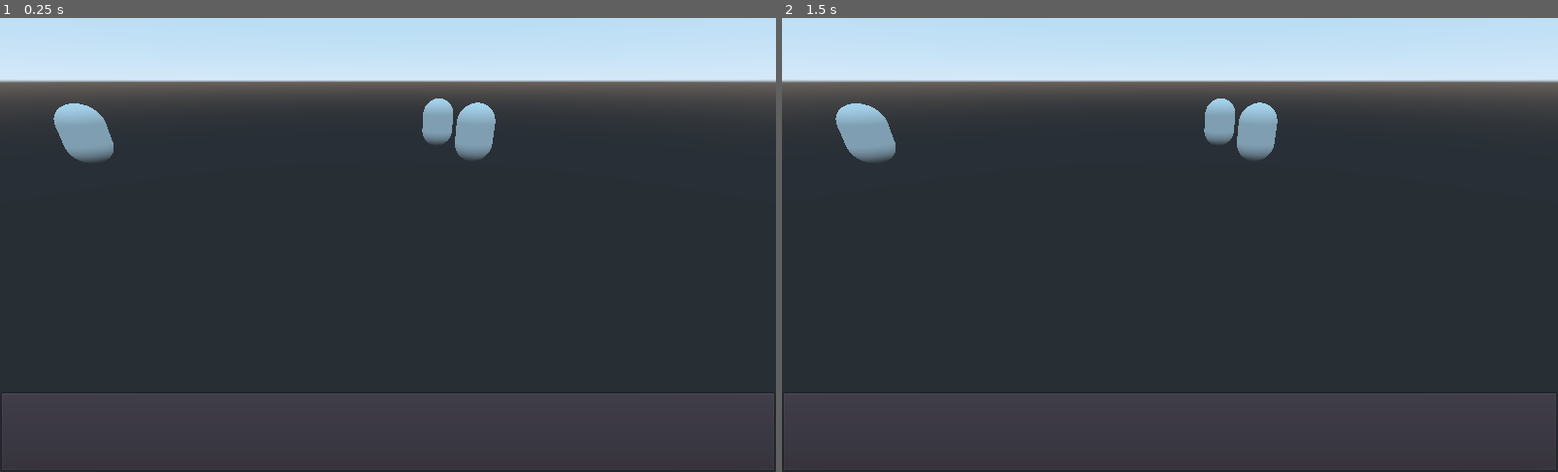
Above: before the commit, frames 1-2 (left to right).
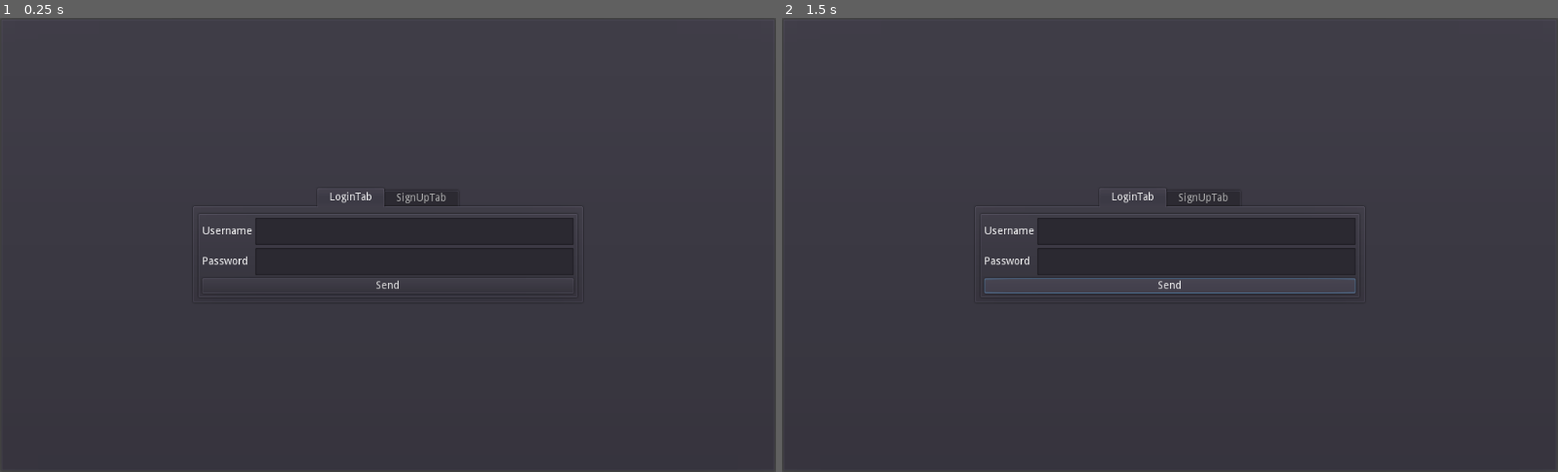
Above: after the commit, the same moments.

Repository: Ridote/godotExperiments3D
Game: Godot game, scene res://GUI/StartMenu/LogSign.tscn
Same seed, same stepped clock (60 frames per second), same inputs: the game is played once before the commit and once after it. Before the commit the project starts from res://Scenes/Test.tscn.
Inputs (mouse positions are in pixels of both pictures, inside the frame that each line leads up to):
- Up to frame 1 (0.25 s): no input
- Up to frame 2 (1.5 s): click (1170, 285) at 0.5 s, where only the run after the commit has a clickable "Send"; click (1170, 285) at 1.25 s, where only the run after the commit has a clickable "Send"

The runs differ from the first frame. In frame 1, 19% of the frame differs, in the area x 0-100%, y 0-100%; in frame 2, 21%.

Commit message:
GUI login signin

Diff:
--- a/RPG/Autoloads/Networking/Network.gd
+++ b/RPG/Autoloads/Networking/Network.gd
@@ -18,7 +18,7 @@
 	var url = "ws://pc.galax.be:1616"
 	# var url = "ws://echo.websocket.org"
 	Logger.info("Connecting to " + url, Groups.get.NETWORKING)
-	ws.connect_to_url(url)
+	#ws.connect_to_url(url)
 
 
 func _connection_established(protocol):
--- /dev/null
+++ b/RPG/GUI/StartMenu/LogSign.tscn
@@ -0,0 +1,50 @@
+[gd_scene load_steps=3 format=2]
+
+[ext_resource path="res://GUI/StartMenu/Login.tscn" type="PackedScene" id=1]
+[ext_resource path="res://GUI/StartMenu/Signup.tscn" type="PackedScene" id=2]
+
+[node name="LogSign" type="PanelContainer"]
+anchor_right = 1.0
+anchor_bottom = 1.0
+size_flags_horizontal = 3
+size_flags_vertical = 3
+
+[node name="CenterContainer" type="CenterContainer" parent="."]
+margin_left = 7.0
+margin_top = 7.0
+margin_right = 1017.0
+margin_bottom = 593.0
+size_flags_horizontal = 3
+size_flags_vertical = 3
+
+[node name="TabContainer" type="TabContainer" parent="CenterContainer"]
+margin_left = 249.0
+margin_top = 218.0
+margin_right = 761.0
+margin_bottom = 368.0
+rect_min_size = Vector2( 512, 150 )
+size_flags_horizontal = 3
+size_flags_vertical = 3
+
+[node name="LoginTab" type="Tabs" parent="CenterContainer/TabContainer"]
+anchor_right = 1.0
+anchor_bottom = 1.0
+margin_left = 4.0
+margin_top = 32.0
+margin_right = -4.0
+margin_bottom = -4.0
+size_flags_horizontal = 3
+size_flags_vertical = 3
+
+[node name="Login" parent="CenterContainer/TabContainer/LoginTab" instance=ExtResource( 1 )]
+
+[node name="SignUpTab" type="Tabs" parent="CenterContainer/TabContainer"]
+visible = false
+anchor_right = 1.0
+anchor_bottom = 1.0
+margin_left = 4.0
+margin_top = 32.0
+margin_right = -4.0
+margin_bottom = -4.0
+
+[node name="Signup" parent="CenterContainer/TabContainer/SignUpTab" instance=ExtResource( 2 )]
--- /dev/null
+++ b/RPG/GUI/StartMenu/Login.tscn
@@ -0,0 +1,88 @@
+[gd_scene load_steps=2 format=2]
+
+[sub_resource type="GDScript" id=1]
+script/source = "extends PanelContainer
+
+onready var sendButton = $VBoxContainer/Send
+onready var username = $VBoxContainer/HBoxContainer/VBoxContainer2/usernameEdit
+onready var password = $VBoxContainer/HBoxContainer/VBoxContainer2/passwordEdit
+
+func _ready():
+	sendButton.connect(\"pressed\", self, \"sendLogin\")
+
+func sendLogin():
+	print(username.text, password.text)"
+
+[node name="Login" type="PanelContainer"]
+anchor_right = 1.0
+anchor_bottom = 1.0
+size_flags_horizontal = 3
+size_flags_vertical = 3
+script = SubResource( 1 )
+
+[node name="VBoxContainer" type="VBoxContainer" parent="."]
+margin_left = 7.0
+margin_top = 7.0
+margin_right = 1017.0
+margin_bottom = 593.0
+size_flags_horizontal = 3
+size_flags_vertical = 3
+
+[node name="HBoxContainer" type="HBoxContainer" parent="VBoxContainer"]
+margin_right = 1010.0
+margin_bottom = 562.0
+size_flags_horizontal = 3
+size_flags_vertical = 3
+
+[node name="VBoxContainer" type="VBoxContainer" parent="VBoxContainer/HBoxContainer"]
+margin_right = 66.0
+margin_bottom = 562.0
+size_flags_vertical = 3
+
+[node name="usernameLabel" type="Label" parent="VBoxContainer/HBoxContainer/VBoxContainer"]
+margin_right = 66.0
+margin_bottom = 279.0
+size_flags_horizontal = 3
+size_flags_vertical = 7
+text = "Username"
+valign = 1
+
+[node name="passwordLabel" type="Label" parent="VBoxContainer/HBoxContainer/VBoxContainer"]
+margin_top = 283.0
+margin_right = 66.0
+margin_bottom = 562.0
+size_flags_horizontal = 3
+size_flags_vertical = 7
+text = "Password"
+valign = 1
+
+[node name="VBoxContainer2" type="VBoxContainer" parent="VBoxContainer/HBoxContainer"]
+margin_left = 70.0
+margin_right = 1010.0
+margin_bottom = 562.0
+size_flags_horizontal = 3
+size_flags_vertical = 3
+
+[node name="usernameEdit" type="LineEdit" parent="VBoxContainer/HBoxContainer/VBoxContainer2"]
+margin_right = 940.0
+margin_bottom = 279.0
+size_flags_horizontal = 3
+size_flags_vertical = 3
+caret_blink = true
+caret_blink_speed = 0.5
+
+[node name="passwordEdit" type="LineEdit" parent="VBoxContainer/HBoxContainer/VBoxContainer2"]
+margin_top = 283.0
+margin_right = 940.0
+margin_bottom = 562.0
+size_flags_horizontal = 3
+size_flags_vertical = 3
+secret = true
+caret_blink = true
+caret_blink_speed = 0.5
+
+[node name="Send" type="Button" parent="VBoxContainer"]
+margin_top = 566.0
+margin_right = 1010.0
+margin_bottom = 586.0
+text = "Send"
--- /dev/null
+++ b/RPG/GUI/StartMenu/Signup.tscn
@@ -0,0 +1,88 @@
+[gd_scene load_steps=2 format=2]
+
+[sub_resource type="GDScript" id=1]
+script/source = "extends PanelContainer
+
+onready var registerButton = $VBoxContainer/Register
+onready var username = $VBoxContainer/HBoxContainer/VBoxContainer2/usernameEdit
+onready var password = $VBoxContainer/HBoxContainer/VBoxContainer2/passwordEdit
+
+func _ready():
+	registerButton.connect(\"pressed\", self, \"sendRegister\")
+
+func sendRegister():
+	print(username.text, password.text)"
+
+[node name="Signup" type="PanelContainer"]
+anchor_right = 1.0
+anchor_bottom = 1.0
+size_flags_horizontal = 3
+size_flags_vertical = 3
+script = SubResource( 1 )
+
+[node name="VBoxContainer" type="VBoxContainer" parent="."]
+margin_left = 7.0
+margin_top = 7.0
+margin_right = 1017.0
+margin_bottom = 593.0
+size_flags_horizontal = 3
+size_flags_vertical = 3
+
+[node name="HBoxContainer" type="HBoxContainer" parent="VBoxContainer"]
+margin_right = 1010.0
+margin_bottom = 562.0
+size_flags_horizontal = 3
+size_flags_vertical = 3
+
+[node name="VBoxContainer" type="VBoxContainer" parent="VBoxContainer/HBoxContainer"]
+margin_right = 66.0
+margin_bottom = 562.0
+size_flags_vertical = 3
+
+[node name="usernameLabel" type="Label" parent="VBoxContainer/HBoxContainer/VBoxContainer"]
+margin_right = 66.0
+margin_bottom = 279.0
+size_flags_horizontal = 3
+size_flags_vertical = 7
+text = "Username"
+valign = 1
+
+[node name="passwordLabel" type="Label" parent="VBoxContainer/HBoxContainer/VBoxContainer"]
+margin_top = 283.0
+margin_right = 66.0
+margin_bottom = 562.0
+size_flags_horizontal = 3
+size_flags_vertical = 7
+text = "Password"
+valign = 1
+
+[node name="VBoxContainer2" type="VBoxContainer" parent="VBoxContainer/HBoxContainer"]
+margin_left = 70.0
+margin_right = 1010.0
+margin_bottom = 562.0
+size_flags_horizontal = 3
+size_flags_vertical = 3
+
+[node name="usernameEdit" type="LineEdit" parent="VBoxContainer/HBoxContainer/VBoxContainer2"]
+margin_right = 940.0
+margin_bottom = 279.0
+size_flags_horizontal = 3
+size_flags_vertical = 3
+caret_blink = true
+caret_blink_speed = 0.5
+
+[node name="passwordEdit" type="LineEdit" parent="VBoxContainer/HBoxContainer/VBoxContainer2"]
+margin_top = 283.0
+margin_right = 940.0
+margin_bottom = 562.0
+size_flags_horizontal = 3
+size_flags_vertical = 3
+secret = true
+caret_blink = true
+caret_blink_speed = 0.5
+
+[node name="Register" type="Button" parent="VBoxContainer"]
+margin_top = 566.0
+margin_right = 1010.0
+margin_bottom = 586.0
+text = "Register"
--- a/RPG/project.godot
+++ b/RPG/project.godot
@@ -21,7 +21,7 @@
 [application]
 
 config/name="RPG"
-run/main_scene="res://Scenes/Test.tscn"
+run/main_scene="res://GUI/StartMenu/LogSign.tscn"
 config/icon="res://icon.png"
 
 [autoload]
